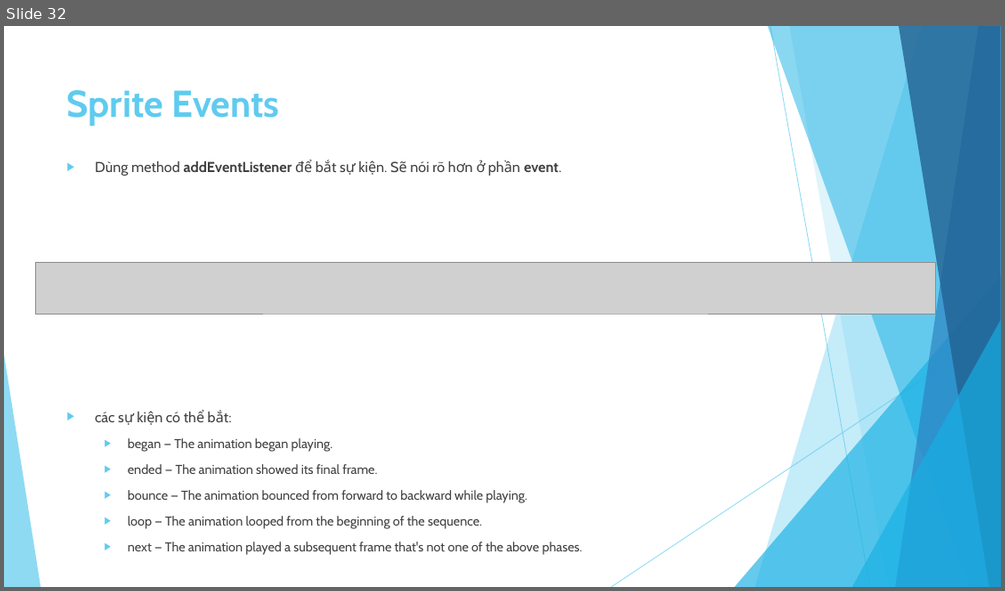
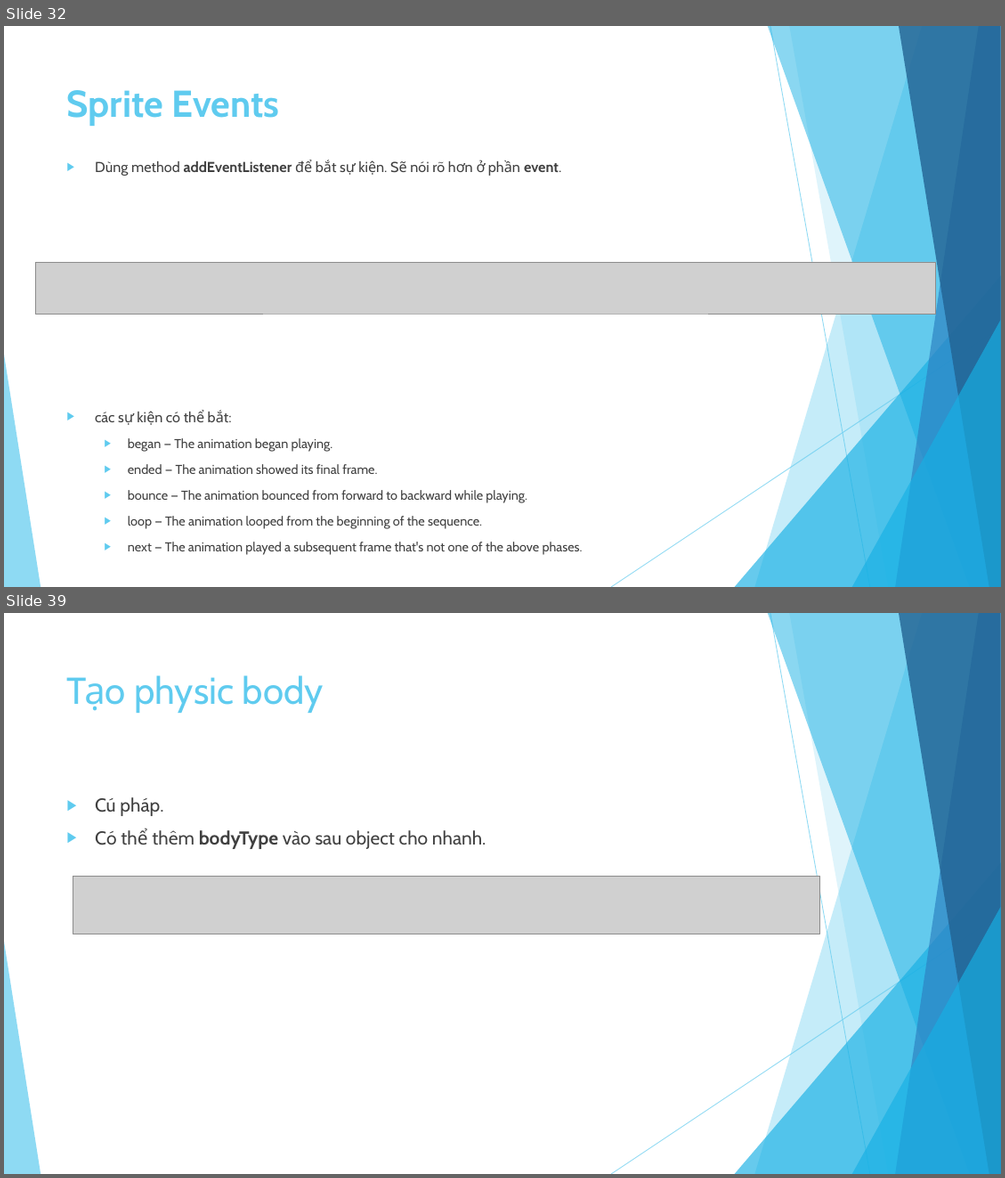
Before and after one commit to ndthanhdev/TDT-Spring-2017, a slide deck: Corona/Presentation1.pptx. Shown one above the other, each under a label of ours: slide 32 before the commit, slides 32 and 39 after it; the slides between them are not shown. The pictures are 1005x591 and 1005x1178 pixels, drawn with LibreOffice and Linux fonts; fonts in the diff are those of the drawing; grey boxes stand for pictures. Boxes give left, top, right and bottom in pixels: in the first picture for what was removed or moved away, otherwise in the second. Text is boxed around its words. In the diff, an @@ line names an element or a change of style, - is before the commit and + after.

```diff
--- a/Corona/Presentation1.pptx
+++ b/Corona/Presentation1.pptx
@@ slide 39 added at (4, 613, 1001, 1174), background #FFFFFF; not listed: 10 template elements that a slide beside it also shows @@
@@ title added at (134, 675, 324, 713), 36 pt, text #5FCBEF @@
+Tạo physic body
@@ text added at (95, 797, 486, 849), 18 pt, text #404040 @@
+▶ Cú pháp.
+▶ Có thể thêm bodyType vào sau object cho nhanh.
@@ picture added at (73, 876, 821, 933) @@
```
Also in this commit, not shown: 2 slides changed, 9 other slides added, 1 slide removed.
